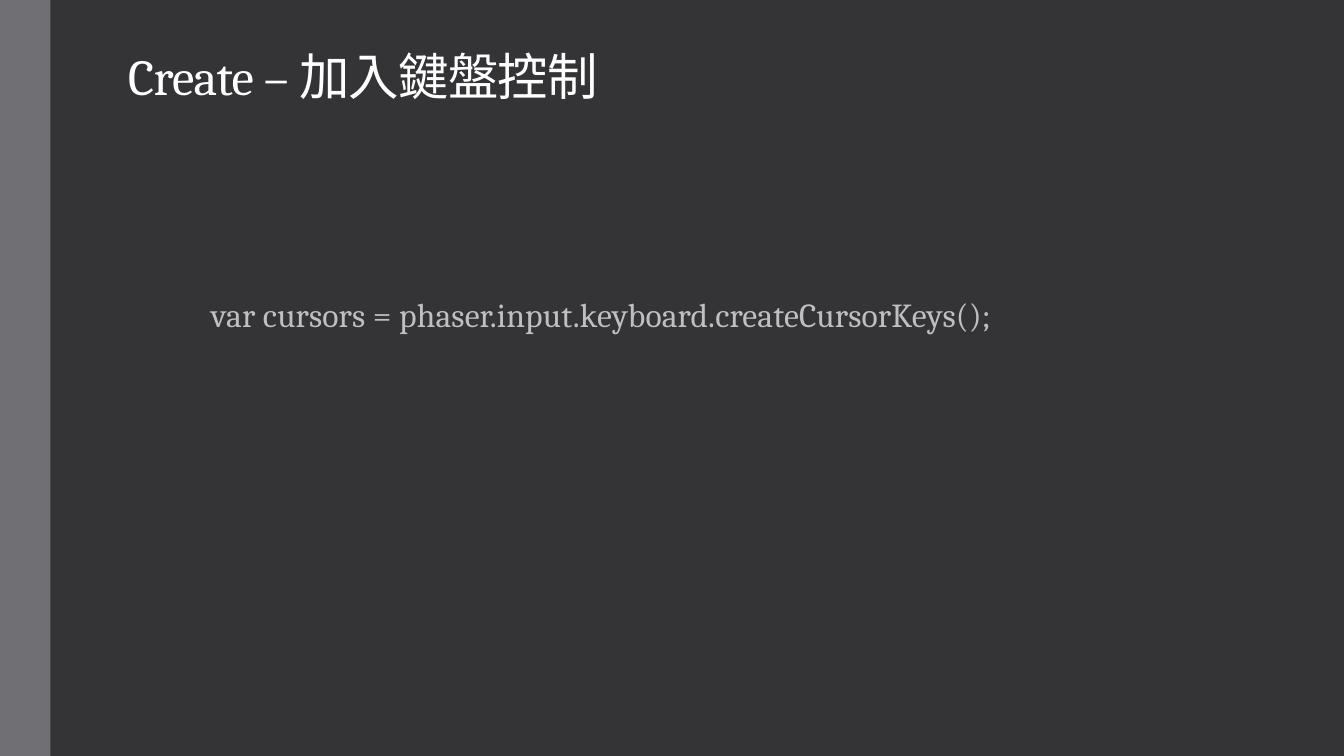
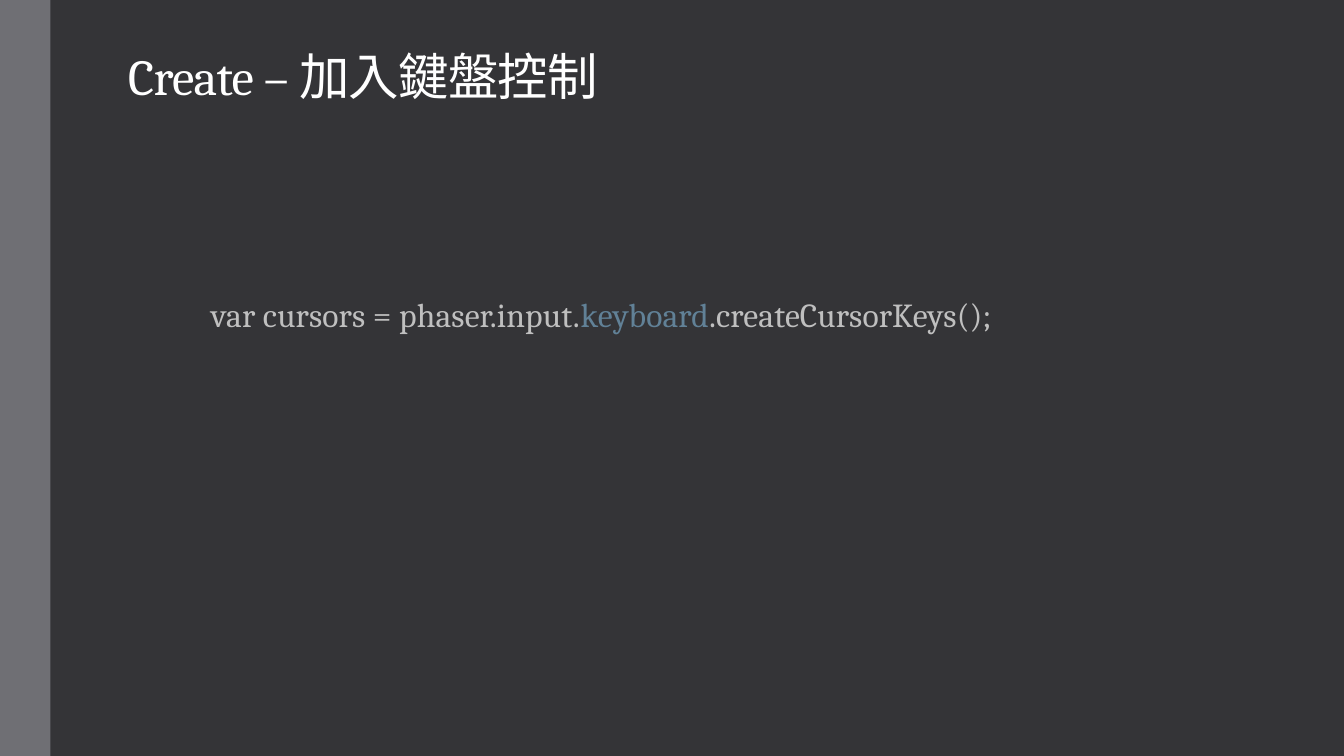
Before and after one commit to NCHUIT/104B_phaser_maple_game, a slide deck: slide 9 of maple_01.pptx. Drawn at 1344x756 pixels with LibreOffice and Linux fonts; fonts in the diff are those of the drawing. Boxes give left, top, right and bottom in pixels: in the first picture for what was removed or moved away, otherwise in the second. Text is boxed around its words. In the diff, an @@ line names an element or a change of style, - is before the commit and + after.

```diff
--- a/maple_01.pptx
+++ b/maple_01.pptx
@@ subtitle "var cursors = phaser.input.keyboard.createCursorKeys();" at (211, 303, 991, 334): text colour #BFBFBF to #618197 in "phaser.input.keyboard.createCursorKeys();" @@
```
Also in this commit, not shown: 11 other slides changed, 1 other file.
